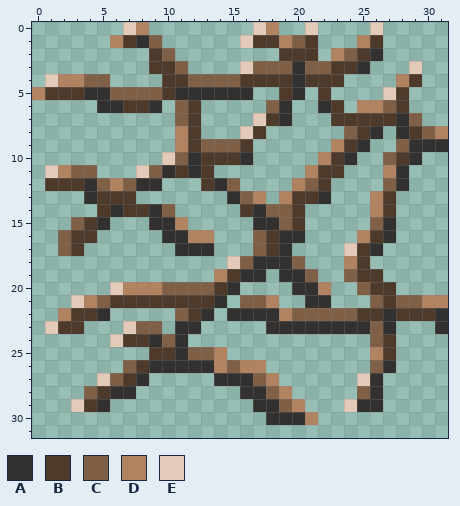
File history of a pixel-art sprite, libgdx/android/assets/nonliving_entities/objects/SO_STICKBUNDLE_01_32_X.png. The picture above is the old version.
The file is 32x32 pixels.
Palette (. is transparent): A #333130  B #4e3a2b  C #7f5f46  D #b18360  E #e4cab8
Pixels before, first column x 0:
 0 .......ED........ED..E....E.....
 1 ......DBAC......EBBDCB...DB.....
 2 .........BC........BBB.DCBA.....
 3 .........BBC....ECCCACCBBA...E..
 4 .EDDCC....BBCCCCBBBBABBB....DB..
 5 DBBBAACCCCBAAAAAA..BA.B....EB...
 6 .....AABBA.CB.....CA..AB.DDCB...
 7 ...........CB....EBA...BBBBBAC..
 8 ...........DB...EB......CBA.ABCD
 9 ...........DBCCCB......DBA..CAAA
10 ..........ECABBBA.....DBA..CBA..
11 .EDCC...ECABAB.......DBB...DA...
12 .BBBACDCAA...BAC....DCB....CA...
13 ....ABBB.......ACD.DBBA...DB....
14 .....BABBAC.....BACCB.....DB....
15 ...CBA...AAD.....AACB.....CA....
16 ..CBB.....AADD...CBAA....DBA....
17 ..CB.......AAA...CBA....EBA.....
18 ...............ECAAAC...DB......
19 ..............DBAA.AAC..CBB.....
20 ......EDDDCCCCBA....AAD..CBB....
21 ...EDCBBBBBBBBA.CCD..AA...CBCCDD
22 ..DBBA.....CBA.AAAADCCCCCBBABBBA
23 .EBB...ECC.AA.....AAAAAAAACA...A
24 ......EBBACA..............CB....
25 .........BBACCD...........DB....
26 .......CBAAAAADCDD........CA....
27 .....ECBA.....AAACD......EA.....
28 ....CBAA........AACD.....CA.....
29 ...EBA...........AACD...EAA.....
30 ..................AAAD..........
New version:
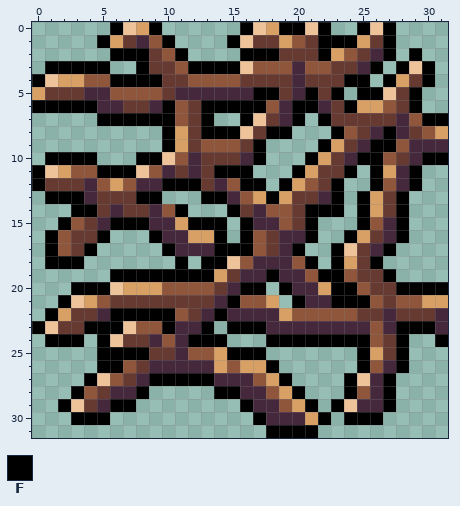
Colours new in this view: F #000000
Changes in this commit:
colour A: #333130 -> #45283c
colour B: #4e3a2b -> #663931
colour C: #7f5f46 -> #8f563b
colour D: #b18360 -> #d9a066
colour E: #e4cab8 -> #eec39a
y 0: x 6 . -> F; x 9 . -> F; x 16 . -> F; x 19..20 .. -> FF; x 22 . -> F; x 25 . -> F; x 27 . -> F
y 1: x 5 . -> F; x 10 . -> F; x 15 . -> F; x 22..24 ... -> FFF; x 27 . -> F
y 2: x 6..8 ... -> FFF; x 11 . -> F; x 16..18 ... -> FFF; x 22 . -> F; x 27 . -> F; x 29 . -> F
y 3: x 1..5 ..... -> FFFFF; x 8 . -> F; x 12..15 .... -> FFFF; x 26 . -> F; x 28 . -> F; x 30 . -> F
y 4: x 0 . -> F; x 6..9 .... -> FFFF; x 24..25 .. -> FF; x 27 . -> F; x 30 . -> F
y 5: x 17..18 .. -> FF; x 21 . -> F; x 23 . -> F; x 25..26 .. -> FF; x 29 . -> F
y 6: x 0..4 ..... -> FFFFF; x 10 . -> F; x 13..17 ..... -> FFFFF; x 20..21 .. -> FF; x 24 . -> F; x 29 . -> F
y 7: x 5..10 ...... -> FFFFFF; x 13 . -> F; x 16 . -> F; x 20 . -> F; x 22 . -> F; x 30..31 .. -> FF
y 8: x 10 . -> F; x 13..15 ... -> FFF; x 18..19 .. -> FF; x 23 . -> F; x 27 . -> F
y 9: x 10 . -> F; x 17 . -> F; x 22 . -> F; x 26..27 .. -> FF
y 10: x 1..4 .... -> FFFF; x 8..9 .. -> FF; x 17 . -> F; x 21 . -> F; x 25..26 .. -> FF; x 30..31 .. -> FF
y 11: x 0 . -> F; x 5..7 ... -> FFF; x 14..16 ... -> FFF; x 20 . -> F; x 24 . -> F; x 26 . -> F; x 29 . -> F
y 12: x 0 . -> F; x 10..12 ... -> FFF; x 16..17 .. -> FF; x 19 . -> F; x 23 . -> F; x 26 . -> F; x 29 . -> F
y 13: x 1..3 ... -> FFF; x 8..9 .. -> FF; x 13..14 .. -> FF; x 18 . -> F; x 23 . -> F; x 25 . -> F; x 28 . -> F
y 14: x 3..4 .. -> FF; x 11 . -> F; x 15 . -> F; x 21..23 ... -> FFF; x 25 . -> F; x 28 . -> F
y 15: x 2 . -> F; x 6..8 ... -> FFF; x 12..14 ... -> FFF; x 16 . -> F; x 21 . -> F; x 25 . -> F; x 28 . -> F
y 16: x 1 . -> F; x 5 . -> F; x 9 . -> F; x 14 . -> F; x 16 . -> F; x 21 . -> F; x 24 . -> F; x 28 . -> F
y 17: x 1 . -> F; x 4 . -> F; x 10 . -> F; x 14..16 ... -> FFF; x 20 . -> F; x 23 . -> F; x 27 . -> F
y 18: x 1..3 ... -> FFF; x 11 . -> F; x 13..14 .. -> FF; x 21 . -> F; x 23 . -> F; x 26 . -> F
y 19: x 6..13 ........ -> FFFFFFFF; x 18 . -> F; x 22..23 .. -> FF; x 27 . -> F
y 20: x 3..5 ... -> FFF; x 16..17 .. -> FF; x 19 . -> F; x 23..24 .. -> FF; x 28..31 .... -> FFFF
y 21: x 2 . -> F; x 15 . -> F; x 20 . -> F; x 23..25 ... -> FFF
y 22: x 1 . -> F; x 6..10 ..... -> FFFFF; x 14 . -> F
y 23: x 0 . -> F; x 4..6 ... -> FFF; x 10 . -> F; x 13 . -> F; x 15..17 ... -> FFF; x 28..30 ... -> FFF
y 24: x 1..3 ... -> FFF; x 5 . -> F; x 12..14 ... -> FFF; x 18..25 ........ -> FFFFFFFF; x 28 . -> F; x 31 . -> F
y 25: x 5..8 .... -> FFFF; x 15..17 ... -> FFF; x 25 . -> F; x 28 . -> F
y 26: x 5..6 .. -> FF; x 18 . -> F; x 25 . -> F; x 28 . -> F
y 27: x 4 . -> F; x 9..13 ..... -> FFFFF; x 19 . -> F; x 24 . -> F; x 27 . -> F
y 28: x 3 . -> F; x 8 . -> F; x 14..15 .. -> FF; x 20 . -> F; x 24 . -> F; x 27 . -> F
y 29: x 2 . -> F; x 6..7 .. -> FF; x 16 . -> F; x 21 . -> F; x 23 . -> F; x 27 . -> F
y 30: x 3..5 ... -> FFF; x 17 . -> F; x 22 . -> F; x 24..26 ... -> FFF
y 31: x 18..21 .... -> FFFF
Changed places in both pictures, as pixel boxes (x1, y1, x2, y2):
changed: (32, 22, 448, 438)
